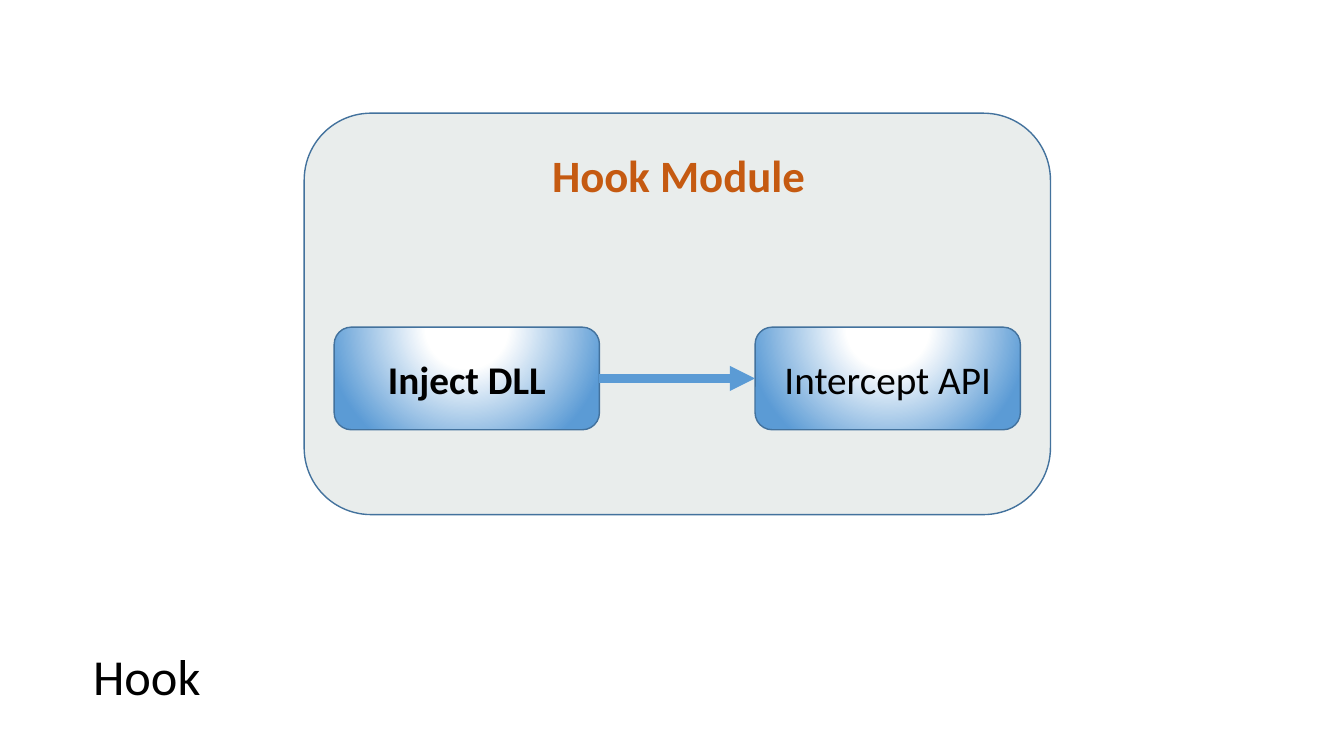
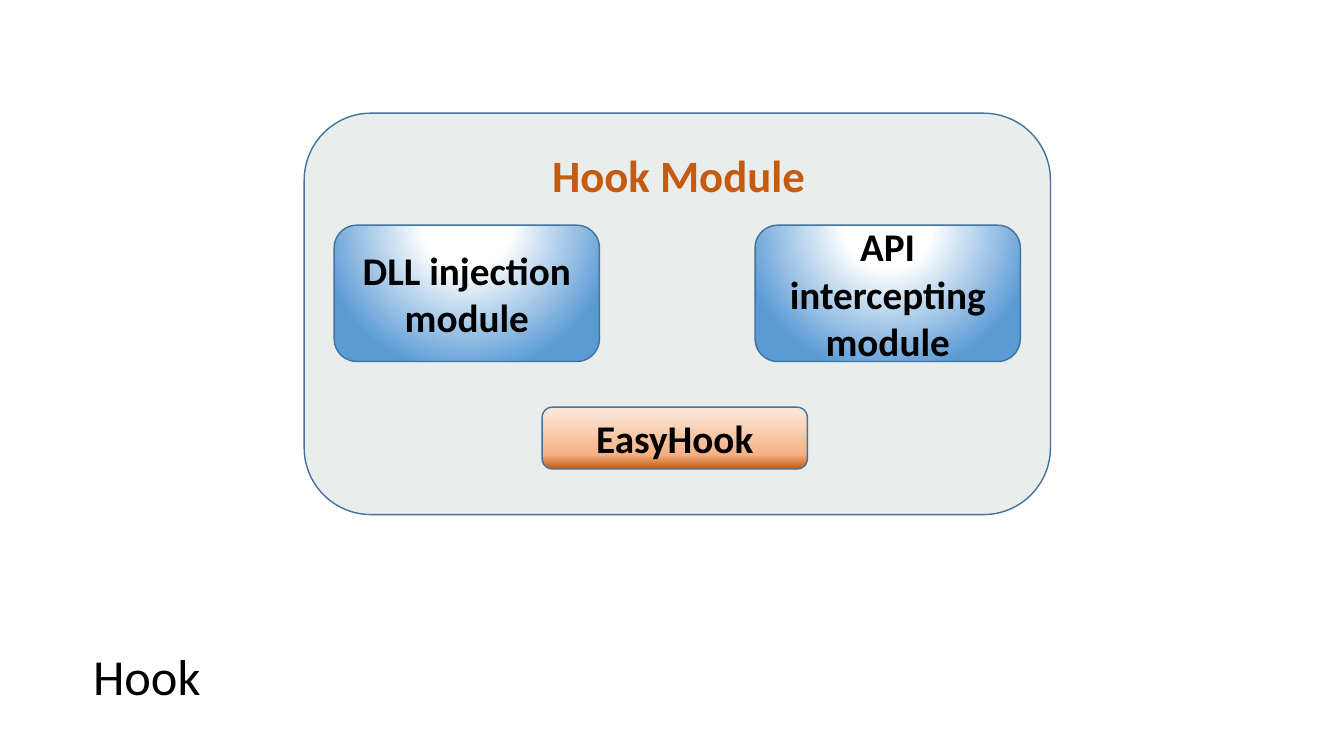
Before and after one commit to dotrungduchd/LUANVAN, a slide deck: slide 12 of Document/SODO.pptx. Drawn at 1344x756 pixels with LibreOffice and Linux fonts; fonts in the diff are those of the drawing. Boxes give left, top, right and bottom in pixels: in the first picture for what was removed or moved away, otherwise in the second. Text is boxed around its words. In the diff, an @@ line names an element or a change of style, - is before the commit and + after.

```diff
--- a/Document/SODO.pptx
+++ b/Document/SODO.pptx
@@ rounded rectangle "DLL injection": place and size @@
-rounded rectangle "DLL injection" at [335,328,600,431]
+rounded rectangle "DLL injection" at [335,225,600,361]
@@ rounded rectangle "API intercepting module": place and size @@
-rounded rectangle "API intercepting module" at [755,328,1020,431]
+rounded rectangle "API intercepting module" at [755,225,1020,361]
@@ text in rounded rectangle at [790,235,986,366]: text changed; bold on @@
-Intercept API
+API intercepting module
@@ text in rounded rectangle at [363,252,571,333]: text changed @@
-Inject DLL
+DLL injection
+module
@@ arrow removed from (600, 378) to (755, 378) @@
@@ rounded rectangle added at [542,407,808,469], fill gradient #FBE5D6 to #F4B183 to #C55A11, outline #43739E 1 pt, 28 pt, text #000000, bold @@
+EasyHook
```
Also in this commit, not shown: 4 other slides changed, 1 slide added, 1 other file.
